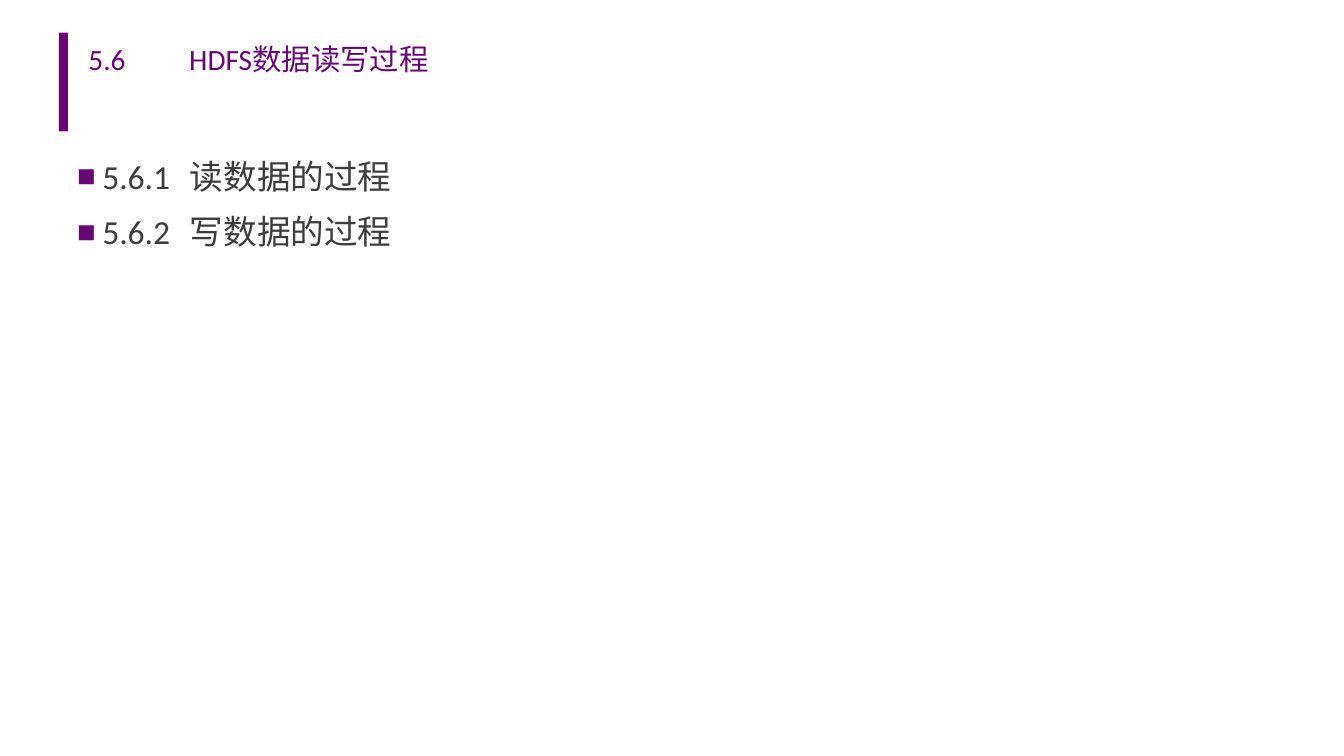
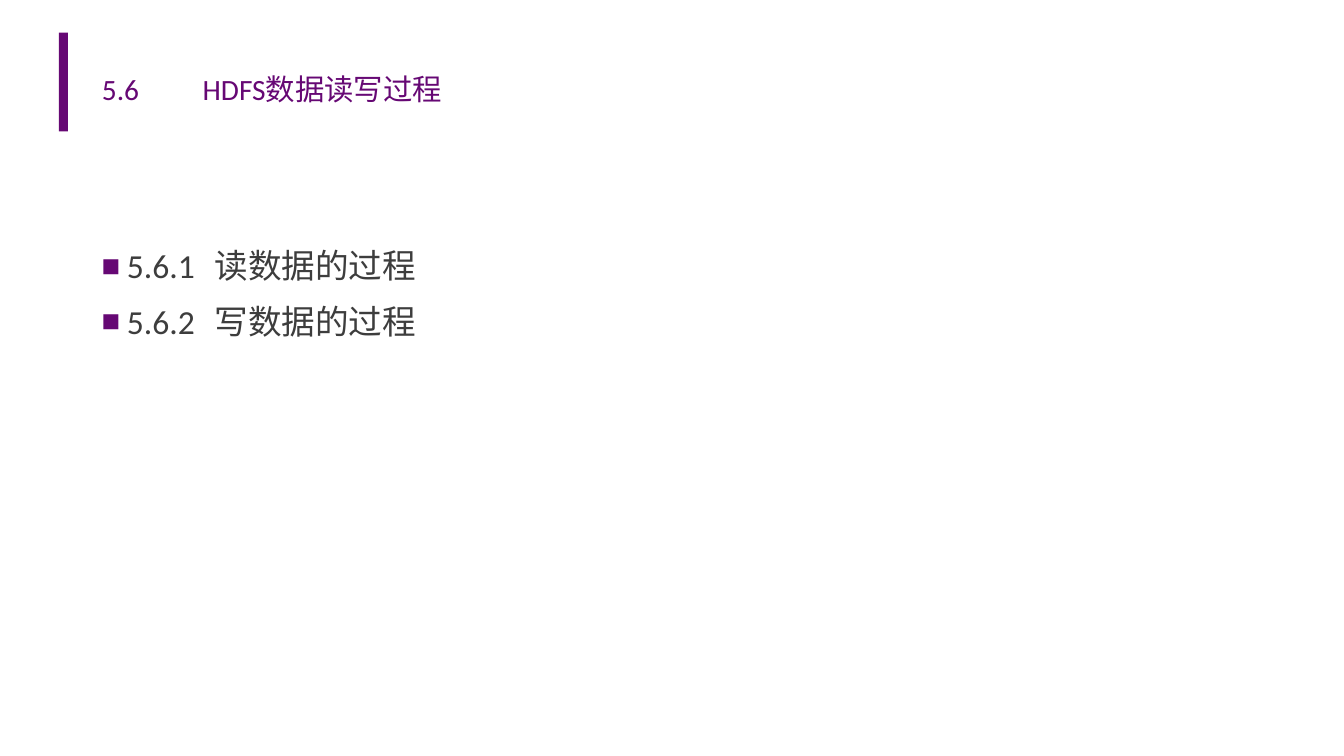
Before and after one commit to ginger0106/IB00030-clould-computing-sztu, a slide deck: slide 28 of 05-云计算技术-分布式文件系统-(2022).ppt. Drawn at 1344x756 pixels with LibreOffice and Linux fonts; fonts in the diff are those of the drawing; background and template pictures are left out. Boxes give left, top, right and bottom in pixels: in the first picture for what was removed or moved away, otherwise in the second. Text is boxed around its words. In the diff, an @@ line names an element or a change of style, - is before the commit and + after.

```diff
--- a/05-云计算技术-分布式文件系统-(2022).ppt
+++ b/05-云计算技术-分布式文件系统-(2022).ppt
@@ title "5.6 HDFS数据读写过程" moved from (x1=88, y1=46, x2=428, y2=73) to (x1=102, y1=75, x2=442, y2=103) @@
@@ text "5.6.1 读数据的过程" moved from (x1=102, y1=160, x2=392, y2=247) to (x1=127, y1=249, x2=417, y2=337) @@
```
Also in this commit, not shown: 68 other slides changed, 1 other file.
